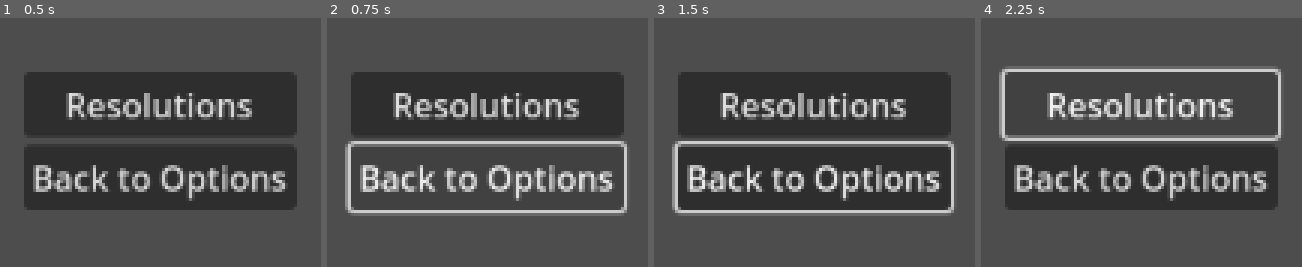
Above: before the commit, frames 1-4 (left to right).
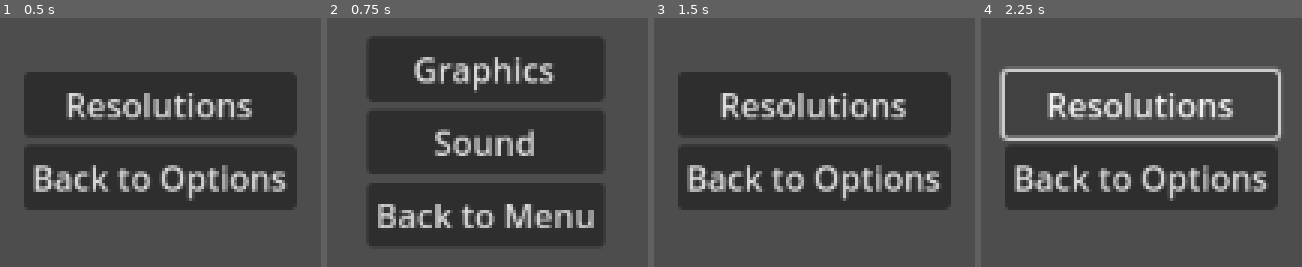
Above: after the commit, the same moments.

Repository: FedricEvanderChia/Gempa_game
Game: Godot game, scene res://menus/graphics.tscn
Same seed, same stepped clock (60 frames per second), same inputs: the game is played once before the commit and once after it. Before the commit the project has no main scene; this scene is started directly in both runs.
Inputs (mouse positions are in pixels of both pictures, inside the frame that each line leads up to):
- Up to frame 1 (0.5 s): no input
- Up to frame 2 (0.75 s): click "Back to Options" at 0.5 s
- Up to frame 3 (1.5 s): click (814, 67) at 1.25 s, where only the run after the commit has a clickable "Graphics"
- Up to frame 4 (2.25 s): click "Resolutions" at 2 s

Frame 1 is identical in both runs. In frame 2, 37% of the frame differs, in the area x 5-94%, y 7-92%; in frame 3, 4.9%; in frame 4, nothing differs.

Commit message:
Fix the Option,Graphic, and sound Button

Diff:
--- a/Object/phone.tscn
+++ b/Object/phone.tscn
@@ -45,6 +45,7 @@
 texture_pressed = ExtResource("3_4ufvf")
 
 [node name="Button2" type="TextureButton" parent="."]
+layout_mode = 0
 offset_left = -28.0
 offset_top = -122.0
 offset_right = 27.0
@@ -53,6 +54,7 @@
 texture_pressed = ExtResource("5_rxfst")
 
 [node name="Button3" type="TextureButton" parent="."]
+layout_mode = 0
 offset_left = 37.0
 offset_top = -122.0
 offset_right = 92.0
@@ -61,6 +63,7 @@
 texture_pressed = ExtResource("7_yexj7")
 
 [node name="Button4" type="TextureButton" parent="."]
+layout_mode = 0
 offset_left = -93.0
 offset_top = -62.0
 offset_right = -38.0
@@ -69,6 +72,7 @@
 texture_pressed = ExtResource("9_ep0ys")
 
 [node name="Button5" type="TextureButton" parent="."]
+layout_mode = 0
 offset_left = -28.0
 offset_top = -62.0
 offset_right = 27.0
@@ -77,6 +81,7 @@
 texture_pressed = ExtResource("11_4hsdt")
 
 [node name="Button6" type="TextureButton" parent="."]
+layout_mode = 0
 offset_left = 37.0
 offset_top = -62.0
 offset_right = 92.0
@@ -85,6 +90,7 @@
 texture_pressed = ExtResource("13_v2eqj")
 
 [node name="Button7" type="TextureButton" parent="."]
+layout_mode = 0
 offset_left = -93.0
 offset_top = -2.0
 offset_right = -38.0
@@ -93,6 +99,7 @@
 texture_pressed = ExtResource("15_fboh6")
 
 [node name="Button8" type="TextureButton" parent="."]
+layout_mode = 0
 offset_left = -28.0
 offset_top = -2.0
 offset_right = 27.0
@@ -101,6 +108,7 @@
 texture_pressed = ExtResource("17_ix03x")
 
 [node name="Button9" type="TextureButton" parent="."]
+layout_mode = 0
 offset_left = 37.0
 offset_top = -2.0
 offset_right = 92.0
@@ -109,6 +117,7 @@
 texture_pressed = ExtResource("19_e56b8")
 
 [node name="Button0" type="TextureButton" parent="."]
+layout_mode = 0
 offset_left = -28.0
 offset_top = 58.0
 offset_right = 27.0
@@ -117,6 +126,7 @@
 texture_pressed = ExtResource("21_djhyo")
 
 [node name="Button*" type="TextureButton" parent="."]
+layout_mode = 0
 offset_left = -93.0
 offset_top = 58.0
 offset_right = -38.0
@@ -125,6 +135,7 @@
 texture_pressed = ExtResource("23_hvq0n")
 
 [node name="Button#" type="TextureButton" parent="."]
+layout_mode = 0
 offset_left = 42.0
 offset_top = 58.0
 offset_right = 97.0
@@ -133,6 +144,7 @@
 texture_pressed = ExtResource("25_a0ifl")
 
 [node name="Call" type="TextureButton" parent="."]
+layout_mode = 0
 offset_left = -28.0
 offset_top = 128.0
 offset_right = 27.0
--- a/menus/graphics.gd
+++ b/menus/graphics.gd
@@ -16,4 +16,4 @@
 
 
 func _on_backto_opt_pressed():
-	get_tree().change_scene_to_file("res://options.tscn")
+	get_tree().change_scene_to_file("res://menus/options.tscn")
--- a/menus/menu.gd
+++ b/menus/menu.gd
@@ -12,12 +12,11 @@
 
 
 func _on_start_b_pressed():
-	get_tree().change_scene_to_file("res://Intro/Intro1.tscn")
+	get_tree().change_scene_to_file("res://world.tscn")
 
 
 func _on_option_b_pressed():
 	get_tree().change_scene_to_file("res://menus/options.tscn")
-
 
 func _on_quit_b_pressed():
 	get_tree().quit()
--- /dev/null
+++ b/menus/menu.tscn
@@ -0,0 +1,67 @@
+[gd_scene load_steps=9 format=3 uid="uid://drnqyiwnpts7k"]
+
+[ext_resource type="Script" path="res://menus/menu.gd" id="1_08rkx"]
+[ext_resource type="Texture2D" uid="uid://dfq4b8kmu3pv0" path="res://asset/MenuButton/tile000.png" id="2_titvd"]
+[ext_resource type="Texture2D" uid="uid://bow3j1ixesbik" path="res://asset/MenuButton/tile001.png" id="3_ahgl2"]
+[ext_resource type="Texture2D" uid="uid://cvk5el35fmoe8" path="res://asset/MenuButton/tile002.png" id="4_l8y11"]
+[ext_resource type="Texture2D" uid="uid://b2te3uumgi6f1" path="res://asset/MenuButton/tile003.png" id="5_rhmx4"]
+[ext_resource type="Texture2D" uid="uid://dkpcy11lmk328" path="res://asset/MenuButton/tile004.png" id="6_863w1"]
+[ext_resource type="Texture2D" uid="uid://buy23701oag5t" path="res://asset/MenuButton/tile005.png" id="7_j7dsg"]
+[ext_resource type="Texture2D" uid="uid://cbxdfu4pfjx44" path="res://asset/Game Title.png" id="8_xno7n"]
+
+[node name="Menu" type="Control"]
+layout_mode = 3
+anchors_preset = 15
+anchor_right = 1.0
+anchor_bottom = 1.0
+grow_horizontal = 2
+grow_vertical = 2
+script = ExtResource("1_08rkx")
+
+[node name="VBoxContainer" type="VBoxContainer" parent="."]
+layout_mode = 1
+anchors_preset = 7
+anchor_left = 0.5
+anchor_top = 1.0
+anchor_right = 0.5
+anchor_bottom = 1.0
+offset_left = -92.0
+offset_top = -281.0
+offset_right = 92.0
+grow_horizontal = 2
+grow_vertical = 0
+
+[node name="StartB" type="TextureButton" parent="VBoxContainer"]
+layout_mode = 2
+size_flags_horizontal = 4
+size_flags_vertical = 0
+texture_normal = ExtResource("2_titvd")
+texture_pressed = ExtResource("3_ahgl2")
+
+[node name="OptionB" type="TextureButton" parent="VBoxContainer"]
+layout_mode = 2
+size_flags_horizontal = 4
+size_flags_vertical = 4
+texture_normal = ExtResource("4_l8y11")
+texture_pressed = ExtResource("5_rhmx4")
+
+[node name="QuitB" type="TextureButton" parent="VBoxContainer"]
+layout_mode = 2
+size_flags_horizontal = 4
+size_flags_vertical = 8
+texture_normal = ExtResource("6_863w1")
+texture_pressed = ExtResource("7_j7dsg")
+
+[node name="GameTitle" type="Sprite2D" parent="."]
+position = Vector2(586, 101)
+texture = ExtResource("8_xno7n")
+
+[connection signal="mouse_entered" from="VBoxContainer/StartB" to="." method="_on_start_b_mouse_entered"]
+[connection signal="mouse_exited" from="VBoxContainer/StartB" to="." method="_on_start_b_mouse_exited"]
+[connection signal="pressed" from="VBoxContainer/StartB" to="." method="_on_start_b_pressed"]
+[connection signal="mouse_entered" from="VBoxContainer/OptionB" to="." method="_on_option_b_mouse_entered"]
+[connection signal="mouse_exited" from="VBoxContainer/OptionB" to="." method="_on_option_b_mouse_exited"]
+[connection signal="pressed" from="VBoxContainer/OptionB" to="." method="_on_option_b_pressed"]
+[connection signal="mouse_entered" from="VBoxContainer/QuitB" to="." method="_on_quit_b_mouse_entered"]
+[connection signal="mouse_exited" from="VBoxContainer/QuitB" to="." method="_on_quit_b_mouse_exited"]
+[connection signal="pressed" from="VBoxContainer/QuitB" to="." method="_on_quit_b_pressed"]
--- a/menus/options.gd
+++ b/menus/options.gd
@@ -12,13 +12,13 @@
 
 
 func _on_graphics_b_pressed():
-	get_tree().change_scene_to_file("res://graphics.tscn")
+	get_tree().change_scene_to_file("res://menus/graphics.tscn")
 
 
 func _on_sound_b_pressed():
-	get_tree().change_scene_to_file("res://sounds.tscn")
+	get_tree().change_scene_to_file("res://menus/sounds.tscn")
 
 
 func _on_backtomenu_pressed():
 
-	get_tree().change_scene_to_file("res://menu.tscn")
+	get_tree().change_scene_to_file("res://menus/menu.tscn")
--- a/menus/sounds.gd
+++ b/menus/sounds.gd
@@ -16,4 +16,4 @@
 
 
 func _on_backto_opts_pressed():
-	get_tree().change_scene_to_file("res://options.tscn")
+	get_tree().change_scene_to_file("res://menus/options.tscn")
Not shown: 1 places in Minigames/MG_119/MG_119.tscn that only renumber resources
